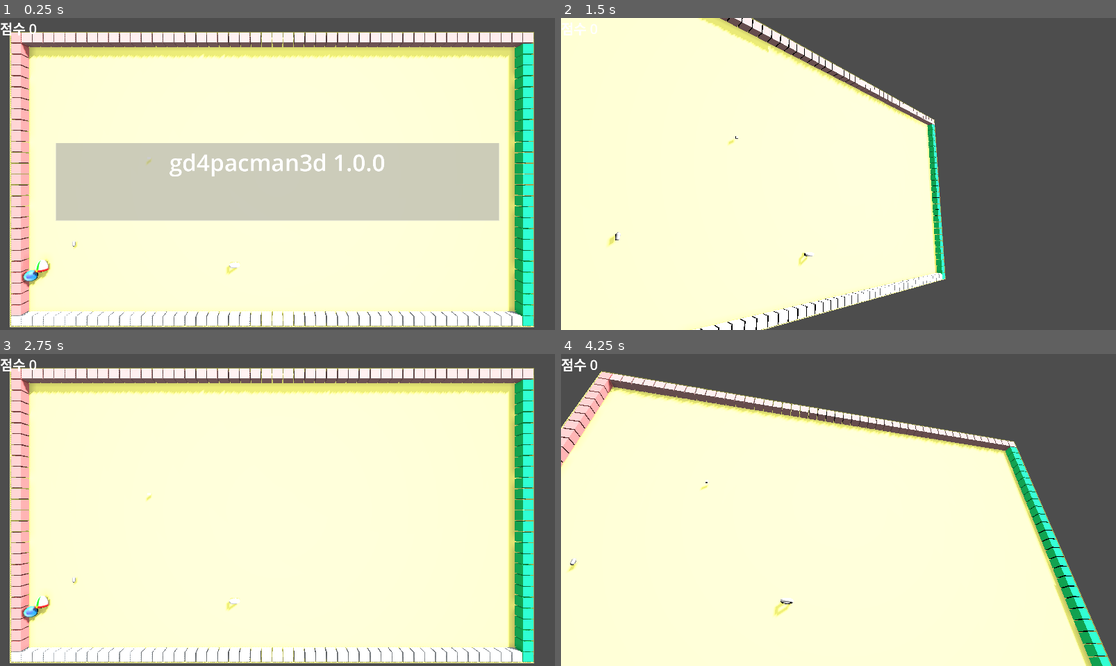
Above: before the commit, frames 1-4 (two rows, left to right).
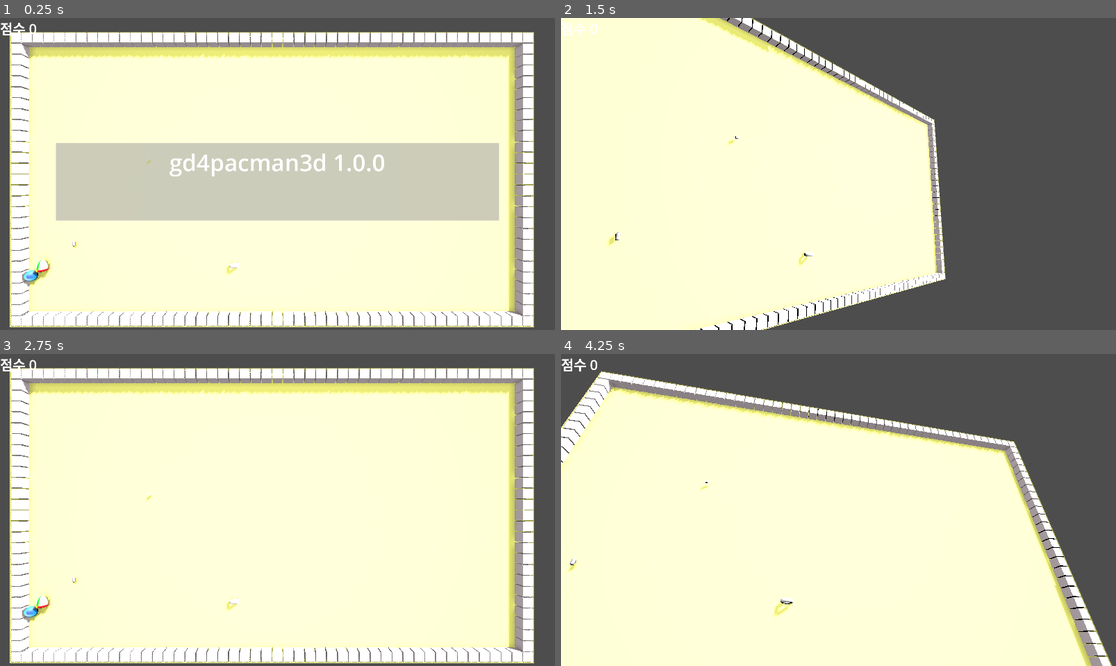
Above: after the commit, the same moments.

Repository: kasworld/gd4pacman3d
Game: Godot game, scene res://main.tscn
Two runs of this game, one before a commit and one after it. Both use one fixed random seed, a clock stepped at 60 frames per second and the inputs below.
Inputs (mouse positions are in pixels of both pictures, inside the frame that each line leads up to):
- Up to frame 1 (0.25 s): no input
- Up to frame 2 (1.5 s): tap Enter at 0.5, 0.6, 1.35 s; move the mouse to (960, 158) at 0.52 s; click (960, 158) at 0.67 s; tap Space at 1.25 s; move the mouse to (727, 189) at 1.27 s; click (727, 189) at 1.42 s
- Up to frame 3 (2.75 s): move the mouse to (333, 441) at 2.02 s; tap Enter at 2.1 s; click (333, 441) at 2.17 s
- Up to frame 4 (4.25 s): tap Enter at 2.75, 2.85, 3.6 s; move the mouse to (810, 572) at 2.77 s; click (810, 572) at 2.92 s; tap Space at 3.5 s; move the mouse to (1005, 556) at 3.52 s; click (1005, 556) at 3.67 s

The runs differ from the first frame. In frame 1, 7.3% of the frame differs, in the area x 2-97%, y 4-99%; in frame 2, 1.3%; in frame 3, 7.3%; in frame 4, 4.3%.

Commit message:
stage script

Diff:
--- a/stage.gd
+++ b/stage.gd
@@ -1,7 +1,6 @@
 extends Node3D
 class_name Stage
 
-var wall_list :Array
 var field :PlacedThings
 func init() -> Stage:
 	field = PlacedThings.new(Settings.FieldSize)
@@ -9,8 +8,7 @@
 	return self
 
 func place_things() -> void:
-	exec_script(Settings.BounderyWalls)
-	field2wall()
+	place_walls(exec_script(Settings.BounderyWalls))
 
 	var pt
 	pt = preload("res://pacman.tscn").instantiate()
@@ -29,51 +27,48 @@
 	pt.position = Vector3(20,5,0.5)
 	add_child(pt)
 
-func field2wall() -> void:
-	for l in wall_list:
-		var co = Settings.LightColorList.pick_random()[0]
-		for pos in l:
-			var pt = preload("res://wall.tscn").instantiate().set_color(co)
-			field.set_at(pos, pt)
-			var pos3d = Settings.vector2i_to_vector3(pos)
-			pt.position = pos3d
-			add_child(pt)
+func place_walls(wall_list :Array) -> void:
+	var co = Settings.LightColorList.pick_random()[0]
+	for pos in wall_list:
+		var pt = preload("res://wall.tscn").instantiate().set_color(co)
+		field.set_at(pos, pt)
+		var pos3d = Settings.vector2i_to_vector3(pos)
+		pt.position = pos3d
+		add_child(pt)
 
-func set_at(pos :Vector2i):
-	wall_list.append([pos])
+func exec_script(sc :Array) -> Array:
+	var rtn :Array = []
+	for l in sc:
+		exec_script_line(l, rtn)
+	return rtn
+
+func exec_script_line(l:Array, dst :Array):
+	match l[0]:
+		"set" :
+			dst.append(Vector2i(l[1],l[2]))
+		"hline":
+			draw_hline(l[1],l[2],l[3], dst)
+		"vline":
+			draw_vline(l[1],l[2],l[3], dst)
+		_:
+			assert(false, "invalid script line %s" %[l])
+
 # include x2
-func draw_hline(x1 :int, x2 :int, y :int):
+func draw_hline(x1 :int, x2 :int, y :int, dst :Array):
 	if x1 > x2 :
 		var t = x1
 		x1 = x2
 		x2 = t
 	var rtn := []
 	for x in range(x1,x2+1):
-		rtn.append( Vector2i(x,y) )
-	wall_list.append(rtn)
+		dst.append( Vector2i(x,y) )
 
 # include y2
-func draw_vline(x :int, y1 :int, y2 :int):
+func draw_vline(x :int, y1 :int, y2 :int, dst :Array):
 	if y1 > y2 :
 		var t = y1
 		y1 = y2
 		y2 = t
 	var rtn := []
 	for y in range(y1,y2+1):
-		rtn.append( Vector2i(x,y) )
-	wall_list.append(rtn)
-
-func exec_script(sc :Array):
-	for l in sc:
-		exec_script_line(l)
-
-func exec_script_line(l:Array):
-	match l[0]:
-		"set" :
-			set_at(Vector2i(l[1],l[2]))
-		"hline":
-			draw_hline(l[1],l[2],l[3])
-		"vline":
-			draw_vline(l[1],l[2],l[3])
-		_:
-			assert(false, "invalid script line %s" %[l])
+		dst.append( Vector2i(x,y) )
